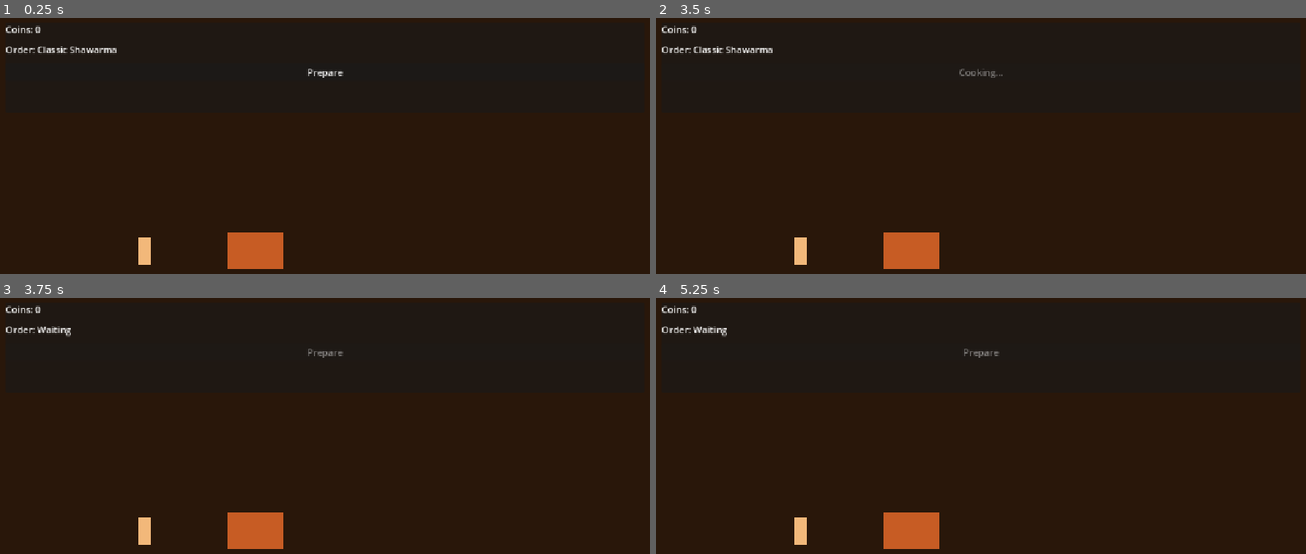
Above: before the commit, frames 1-4 (two rows, left to right).
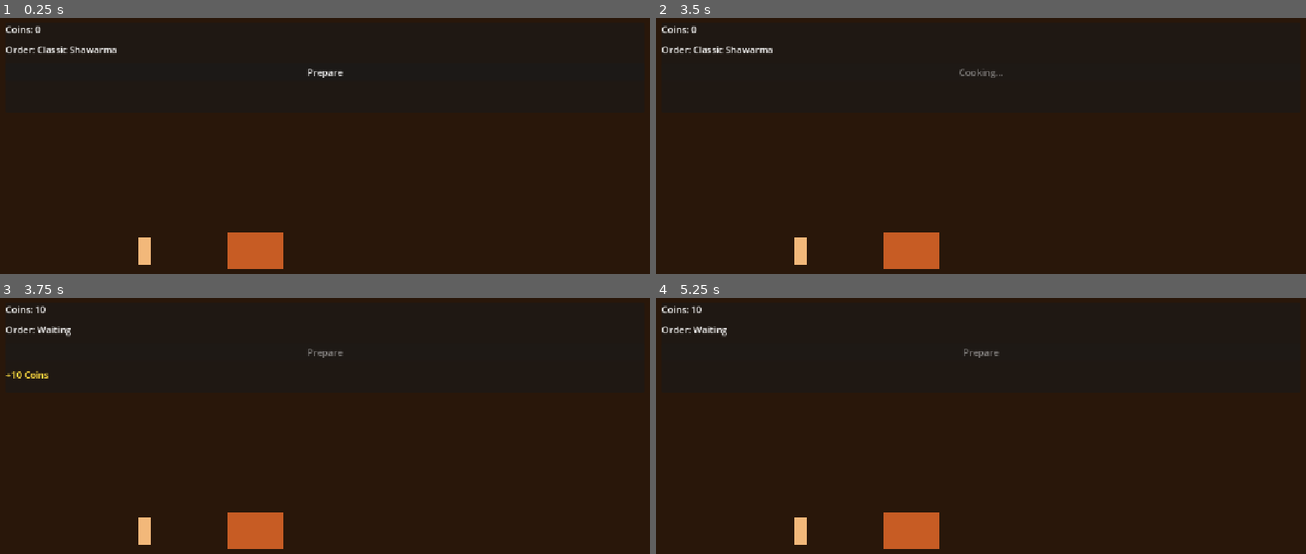
Above: after the commit, the same moments.

Repository: pyto159/ShawarmaEmpire
Game: Godot game, scene res://Scenes/Main.tscn
The game is run twice, just before and just after one commit, with the same random seed, the same clock (stepped at 60 frames per second) and the same inputs.
Inputs:
- Up to frame 1 (0.25 s): no input
- Up to frame 2 (3.5 s): click "Prepare" at 0.5 s; tap Enter at 1.25, 2.75 s; tap Space at 2 s
- Up to frame 3 (3.75 s): tap Space at 3.5 s
- Up to frame 4 (5.25 s): tap Enter at 4.25 s; tap Space at 5 s

Frames 1-2 are identical in both runs. In frame 3, 0.2% of the frame differs, in the area x 0-8%, y 2-32%; in frame 4, less than 0.1%.

Commit message:
Connect cooking rewards to economy

Diff:
--- a/shawarma-empire/Scenes/Main.gd
+++ b/shawarma-empire/Scenes/Main.gd
@@ -7,6 +7,7 @@
 
 func _ready() -> void:
 	SaveManager.load_game()
+	_connect_cooking_stand()
 	game_hud.set_cooking_stand(cooking_stand)
 	game_hud.set_active_customer(playable_customer)
 
@@ -14,3 +15,19 @@
 func _notification(what: int) -> void:
 	if what == NOTIFICATION_WM_CLOSE_REQUEST:
 		SaveManager.save_game()
+
+
+func _connect_cooking_stand() -> void:
+	if not cooking_stand.cooking_completed.is_connected(_on_cooking_completed):
+		cooking_stand.cooking_completed.connect(_on_cooking_completed)
+
+
+func _on_cooking_completed(order: Order) -> void:
+	if order == null:
+		return
+
+	if not order.is_completed:
+		order.complete()
+
+	GameManager.add_coins(order.total_price)
+	game_hud.show_coin_feedback(order.total_price)
--- a/shawarma-empire/Scenes/UI/GameHUD.tscn
+++ b/shawarma-empire/Scenes/UI/GameHUD.tscn
@@ -32,3 +32,15 @@
 unique_name_in_owner = true
 layout_mode = 2
 text = "Prepare"
+
+
+[node name="CoinFeedbackLabel" type="Label" parent="Panel/Content"]
+unique_name_in_owner = true
+visible = false
+layout_mode = 2
+text = "+0 Coins"
+theme_override_colors/font_color = Color(1, 0.86, 0.25, 1)
+
+[node name="CoinFeedbackTimer" type="Timer" parent="."]
+unique_name_in_owner = true
+one_shot = true
--- a/shawarma-empire/Scripts/UI/GameHUD.gd
+++ b/shawarma-empire/Scripts/UI/GameHUD.gd
@@ -3,7 +3,6 @@
 
 signal order_ready(order: Order)
 
-const PLACEHOLDER_COINS: int = 0
 const NO_ORDER_TEXT: String = "Order: Waiting"
 const ORDER_PREFIX: String = "Order: "
 const PREPARE_IDLE_TEXT: String = "Prepare"
@@ -11,14 +10,17 @@
 const UNKNOWN_RECIPE_TEXT: String = "Unknown Recipe"
 const COINS_PREFIX: String = "Coins: "
 const COOKING_STAND_NOT_FOUND: String = "Cooking stand was not found."
+const COIN_FEEDBACK_PREFIX: String = "+"
+const COIN_FEEDBACK_SUFFIX: String = " Coins"
+const FEEDBACK_VISIBLE_SECONDS: float = 1.5
 
 @export var cooking_stand_path: NodePath
 @export var active_customer_path: NodePath
-@export var placeholder_coins: int = PLACEHOLDER_COINS
-
 @onready var coins_label: Label = %CoinsLabel
 @onready var order_label: Label = %OrderLabel
 @onready var prepare_button: Button = %PrepareButton
+@onready var coin_feedback_label: Label = %CoinFeedbackLabel
+@onready var coin_feedback_timer: Timer = %CoinFeedbackTimer
 
 var _cooking_stand: CookingStand
 var _active_customer: Customer
@@ -27,6 +29,8 @@
 
 func _ready() -> void:
 	prepare_button.pressed.connect(_on_prepare_button_pressed)
+	coin_feedback_timer.timeout.connect(_on_coin_feedback_timer_timeout)
+	GameManager.currency_changed.connect(_on_currency_changed)
 	_resolve_configured_nodes()
 	_connect_cooking_stand_signals()
 	_refresh_active_order()
@@ -92,11 +96,20 @@
 
 
 func _update_display() -> void:
-	coins_label.text = COINS_PREFIX + str(placeholder_coins)
+	coins_label.text = COINS_PREFIX + str(GameManager.coins)
 	order_label.text = _get_order_text()
 	prepare_button.text = _get_prepare_button_text()
 	prepare_button.disabled = not _can_prepare_order()
 
+
+
+func show_coin_feedback(amount: int) -> void:
+	if amount <= 0:
+		return
+
+	coin_feedback_label.text = COIN_FEEDBACK_PREFIX + str(amount) + COIN_FEEDBACK_SUFFIX
+	coin_feedback_label.visible = true
+	coin_feedback_timer.start(FEEDBACK_VISIBLE_SECONDS)
 
 func _get_order_text() -> String:
 	if _active_order == null:
@@ -139,3 +152,11 @@
 	_active_order = null
 	order_ready.emit(order)
 	_update_display()
+
+
+func _on_currency_changed(_coins: int, _gems: int) -> void:
+	_update_display()
+
+
+func _on_coin_feedback_timer_timeout() -> void:
+	coin_feedback_label.visible = false
Not shown, changed: Docs/TECHNICAL.md
